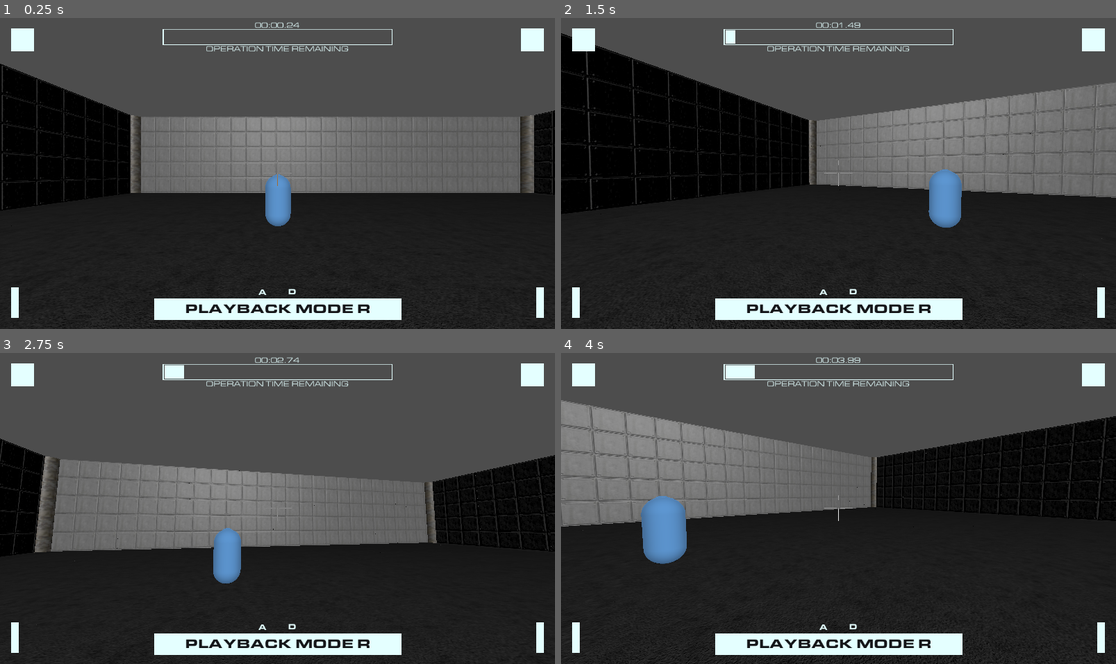
Above: before the commit, frames 1-4 (two rows, left to right).
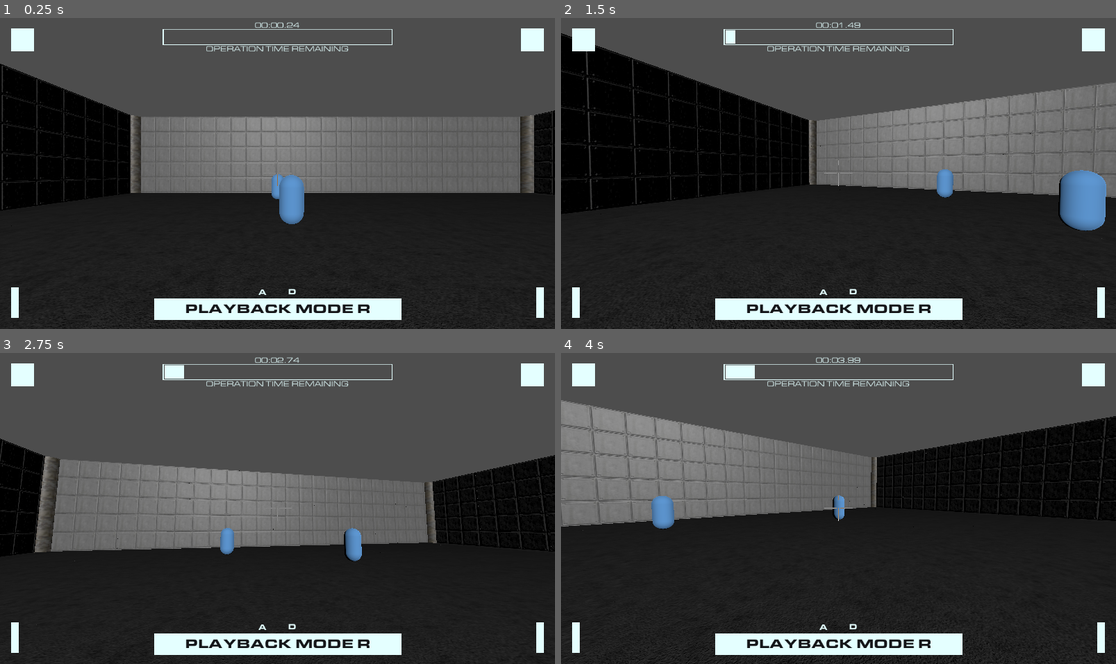
Above: after the commit, the same moments.

Repository: hadder10/Finished_game_2
Game: Godot game, scene res://Scenes/lvls/demo_level.tscn
Same seed, same stepped clock (60 frames per second), same inputs: the game is played once before the commit and once after it. Sound files missing from this copy of the repository are replaced by a short silence.
Inputs (mouse positions are in pixels of both pictures, inside the frame that each line leads up to):
- Up to frame 1 (0.25 s): no input
- Up to frame 2 (1.5 s): tap Enter (ui_accept) at 0.5, 0.77 s; move the mouse to (866, 170) at 0.52 s; press the mouse at (866, 170) at 0.53 s; hold Shift (accel, bound only after the commit) from 0.53 s (still down); move the mouse to (810, 173) at 1.27 s; release the mouse at (810, 173) at 1.28 s; tap Tab at 1.35 s
- Up to frame 3 (2.75 s): keep holding Shift (accel, bound only after the commit); tap Enter (ui_accept) at 1.52 s; move the mouse to (288, 502) at 2.02 s; press the mouse at (288, 502) at 2.03 s
- Up to frame 4 (4 s): keep holding Shift (accel, bound only after the commit); move the mouse to (832, 511) at 2.77 s; release the mouse at (832, 511) at 2.78 s; tap Tab at 2.85 s; tap Enter (ui_accept) at 3.02, 3.77 s; move the mouse to (877, 511) at 3.52 s; press the mouse at (877, 511) at 3.53 s

The runs differ from the first frame. In frame 1, 0.8% of the frame differs, in the area x 47-55%, y 50-67%; in frame 2, 2.3%, in the area x 66-99%, y 48-69%; in frame 3, 0.9%; in frame 4, 1.4%.

Commit message:
fast rewind done
YH RWND TME

Diff:
--- a/Scenes/lvls/demo_level.tscn
+++ b/Scenes/lvls/demo_level.tscn
@@ -36,20 +36,24 @@
 FIRST_ACTION_NODE = NodePath("../npc_path_node_START")
 SPEED = 3.0
 
-[node name="npc_path_node_START" parent="." instance=ExtResource("6_p6jbp")]
+[node name="npc_path_node_START" parent="." node_paths=PackedStringArray("next") instance=ExtResource("6_p6jbp")]
 transform = Transform3D(1, 0, 0, 0, 1, 0, 0, 0, 1, 0, 1.5, -8.033)
-next = NodePath("")
+action = "MOVE"
+next = NodePath("../npc_path_node")
 
-[node name="npc_path_node" parent="." instance=ExtResource("6_p6jbp")]
+[node name="npc_path_node" parent="." node_paths=PackedStringArray("next") instance=ExtResource("6_p6jbp")]
 transform = Transform3D(1, 0, 0, 0, 1, 0, 0, 0, 1, 19.0915, 1.5, -16)
-next = NodePath("")
+action = "MOVE"
+next = NodePath("../npc_path_node_2")
 
 [node name="npc_path_node_2" parent="." node_paths=PackedStringArray("next") instance=ExtResource("6_p6jbp")]
 transform = Transform3D(1, 0, 0, 0, 1, 0, 0, 0, 1, 26.506, 0.911605, 19.5224)
+action = "MOVE"
 next = NodePath("../npc_path_node_3")
 
 [node name="npc_path_node_3" parent="." node_paths=PackedStringArray("next") instance=ExtResource("6_p6jbp")]
 transform = Transform3D(1, 0, 0, 0, 1, 0, 0, 0, 1, -0.20738, 1.5, 19.21)
+action = "MOVE"
 next = NodePath("../npc_path_node_END")
 
 [node name="npc_path_node_END" parent="." instance=ExtResource("6_p6jbp")]
@@ -66,6 +70,12 @@
 
 [node name="npc_2_path_node_3" parent="." instance=ExtResource("6_p6jbp")]
 
+[connection signal="accel_end" from="test_player" to="HUD_CONTROLLER" method="_on_test_player_accel_end"]
+[connection signal="accel_end" from="test_player" to="NPC" method="_on_test_player_accel_end"]
+[connection signal="accel_end" from="test_player" to="NPC_2" method="_on_test_player_accel_end"]
+[connection signal="accel_start" from="test_player" to="HUD_CONTROLLER" method="_on_test_player_accel_start"]
+[connection signal="accel_start" from="test_player" to="NPC" method="_on_test_player_accel_start"]
+[connection signal="accel_start" from="test_player" to="NPC_2" method="_on_test_player_accel_start"]
 [connection signal="fast_forward_end" from="test_player" to="HUD_CONTROLLER" method="_on_test_player_fast_forward_end"]
 [connection signal="fast_forward_end" from="test_player" to="NPC" method="_on_test_player_fast_forward_end"]
 [connection signal="fast_forward_end" from="test_player" to="NPC_2" method="_on_test_player_fast_forward_end"]
--- a/Scenes/npc/npc.gd
+++ b/Scenes/npc/npc.gd
@@ -19,9 +19,11 @@
 var _pause_frame = -1
 var _event_array : Array
 var _cur_event = -1
+var _rewind_speed = 1
 var _paused : bool = false
 var _rewinding : bool = false
 var _fast_forwarding : bool = false
+
 
 
 func _do_action(delta) -> void:
@@ -71,28 +73,29 @@
 	if _paused:
 		if _pause_frame == -1:
 			_pause_frame = _frame_counter
-		if _rewinding and _frame_counter > 0:
-			if _cur_event > -1 and _event_array[_cur_event][0] == _frame_counter:
-				HEALTH += _event_array[_cur_event][1]
-				if _is_dead:
-					_is_dead = false
-					mesh.material_override = ALIVE_MATERIAL
-				_cur_event -= 1
-			if not _is_dead and _cur_action > 0:
-				_undo_action(delta)
-			_frame_counter -= 1
-		elif _fast_forwarding and _frame_counter < _pause_frame:
-			if _cur_event < len(_event_array) - 1 and _event_array[_cur_event + 1][0] == _frame_counter:
-				HEALTH -= _event_array[_cur_event + 1][1]
-				if HEALTH == 0:
-					_is_dead = true
-					mesh.material_override = DEAD_MATERIAL
-				_cur_event += 1
-			if not _is_dead and _cur_action < len(_action_array):
-				_do_action(delta)
-			_frame_counter += 1
-		else:
-			pass
+		for i in range(_rewind_speed):
+			if _rewinding and _frame_counter > 0:
+				if _cur_event > -1 and _event_array[_cur_event][0] == _frame_counter:
+					HEALTH += _event_array[_cur_event][1]
+					if _is_dead:
+						_is_dead = false
+						mesh.material_override = ALIVE_MATERIAL
+					_cur_event -= 1
+				if not _is_dead and _cur_action > 0:
+					_undo_action(delta)
+				_frame_counter -= 1
+			elif _fast_forwarding and _frame_counter < _pause_frame:
+				if _cur_event < len(_event_array) - 1 and _event_array[_cur_event + 1][0] == _frame_counter:
+					HEALTH -= _event_array[_cur_event + 1][1]
+					if HEALTH == 0:
+						_is_dead = true
+						mesh.material_override = DEAD_MATERIAL
+					_cur_event += 1
+				if not _is_dead and _cur_action < len(_action_array):
+					_do_action(delta)
+				_frame_counter += 1
+			else:
+				pass
 	else:
 		if _pause_frame != -1:
 			_pause_frame = -1
@@ -145,3 +148,11 @@
 		HEALTH = 0
 		_is_dead = true
 		mesh.material_override = DEAD_MATERIAL
+
+
+func _on_test_player_accel_start(speed):
+	_rewind_speed = speed
+
+
+func _on_test_player_accel_end():
+	_rewind_speed = 1
--- a/Scenes/player/player_controller.gd
+++ b/Scenes/player/player_controller.gd
@@ -7,11 +7,13 @@
 signal rewind_end
 signal fast_forward_start
 signal fast_forward_end
+signal accel_start(speed)
+signal accel_end
 signal shot(npc)
 
 @export var SPEED = 5.0
 @export var JUMP_VELOCITY = 4.5
-
+@export var FAST_REWIND = 3
 
 @export var MOUSE_SENSETIVITY : float = 0.5
 @export var TILT_LOWER_LIMIT := deg_to_rad(-90.0)
@@ -48,6 +50,7 @@
 var _fast_forwarding : bool = false
 var _frame_counter : int = 0
 var _pause_frame : int = -1
+var _rewind_speed : int = 1
 var _player_positions_array : Array
 var _player_rotations_array : Array
 
@@ -63,6 +66,9 @@
 			if _rewinding:
 				_rewinding = false
 				rewind_end.emit()
+			if _rewind_speed != 1:
+				_rewind_speed = 1
+				accel_end.emit()
 			_paused = false
 			pause_end.emit()
 			pause_click.play()
@@ -94,6 +100,12 @@
 		rewind_sound.stop()
 		rewind_sound_status = "start"
 		fast_forward_end.emit()
+	if event.is_action_pressed("accel") and _paused:
+		_rewind_speed = FAST_REWIND
+		accel_start.emit(FAST_REWIND)
+	if event.is_action_released("accel") and _paused:
+		_rewind_speed = 1
+		accel_end.emit()
 	if event.is_action_pressed("shoot") and Input.get_mouse_mode() == Input.MOUSE_MODE_CAPTURED and !_paused:
 		if ray.is_colliding():
 			while ray.get_collider() != null and ray.get_collider().is_in_group("NPC"):
@@ -158,10 +170,14 @@
 		if _pause_frame == -1:
 			_pause_frame = _frame_counter
 		if _rewinding and _frame_counter > 0:
-			_frame_counter -= 1
+			_frame_counter -= _rewind_speed
+			if _frame_counter < 0:
+				_frame_counter = 0
 			position = _player_positions_array[_frame_counter]
 		elif _fast_forwarding and _frame_counter < _pause_frame:
-			_frame_counter += 1
+			_frame_counter += _rewind_speed
+			if _frame_counter > _pause_frame:
+				_frame_counter = _pause_frame
 			position = _player_positions_array[_frame_counter]
 		else:
 			pass
--- a/Scenes/ui/scripts/countdown_test.gd
+++ b/Scenes/ui/scripts/countdown_test.gd
@@ -8,6 +8,7 @@
 var rewind : bool = false
 var fast_forward : bool = false
 var pause : bool = false
+var rewind_speed : int = 1
 
 
 var countdown
@@ -39,16 +40,17 @@
 	if pause:
 		if pause_countdown == -1:
 			pause_countdown = countdown
-		if countdown > 0 and rewind:
-			countdown -= delta
-			if countdown < 0:
-				countdown = 0
-		elif countdown < pause_countdown and fast_forward:
-			countdown += delta
-			if countdown > pause_countdown:
-				countdown = pause_countdown
-		else:
-			pass
+		for i in range (rewind_speed):
+			if countdown > 0 and rewind:
+				countdown -= delta
+				if countdown < 0:
+					countdown = 0
+			elif countdown < pause_countdown and fast_forward:
+				countdown += delta
+				if countdown > pause_countdown:
+					countdown = pause_countdown
+			else:
+				pass
 	else:
 		if pause_countdown != -1:
 			pause_countdown = -1
@@ -83,3 +85,11 @@
 
 func _on_test_player_fast_forward_end():
 	fast_forward = false
+
+
+func _on_test_player_accel_start(speed):
+	rewind_speed = speed
+
+
+func _on_test_player_accel_end():
+	rewind_speed = 1
--- a/project.godot
+++ b/project.godot
@@ -68,3 +68,8 @@
 "events": [Object(InputEventKey,"resource_local_to_scene":false,"resource_name":"","device":-1,"window_id":0,"alt_pressed":false,"shift_pressed":false,"ctrl_pressed":false,"meta_pressed":false,"pressed":false,"keycode":0,"physical_keycode":68,"key_label":0,"unicode":100,"echo":false,"script":null)
 ]
 }
+accel={
+"deadzone": 0.5,
+"events": [Object(InputEventKey,"resource_local_to_scene":false,"resource_name":"","device":-1,"window_id":0,"alt_pressed":false,"shift_pressed":false,"ctrl_pressed":false,"meta_pressed":false,"pressed":false,"keycode":0,"physical_keycode":4194325,"key_label":0,"unicode":0,"echo":false,"script":null)
+]
+}
Not shown: 6 places in Assets/tileset/fuck_me_in_ass_lib.tres that only renumber resources
Not shown: 1 places in Scenes/tilemap/tilemap.tscn that only renumber resources
Not shown: 1 places in Scenes/ui/GenericWidget.tscn that only renumber resources
Not shown: 1 places in Scenes/ui/HUD.tscn that only renumber resources
